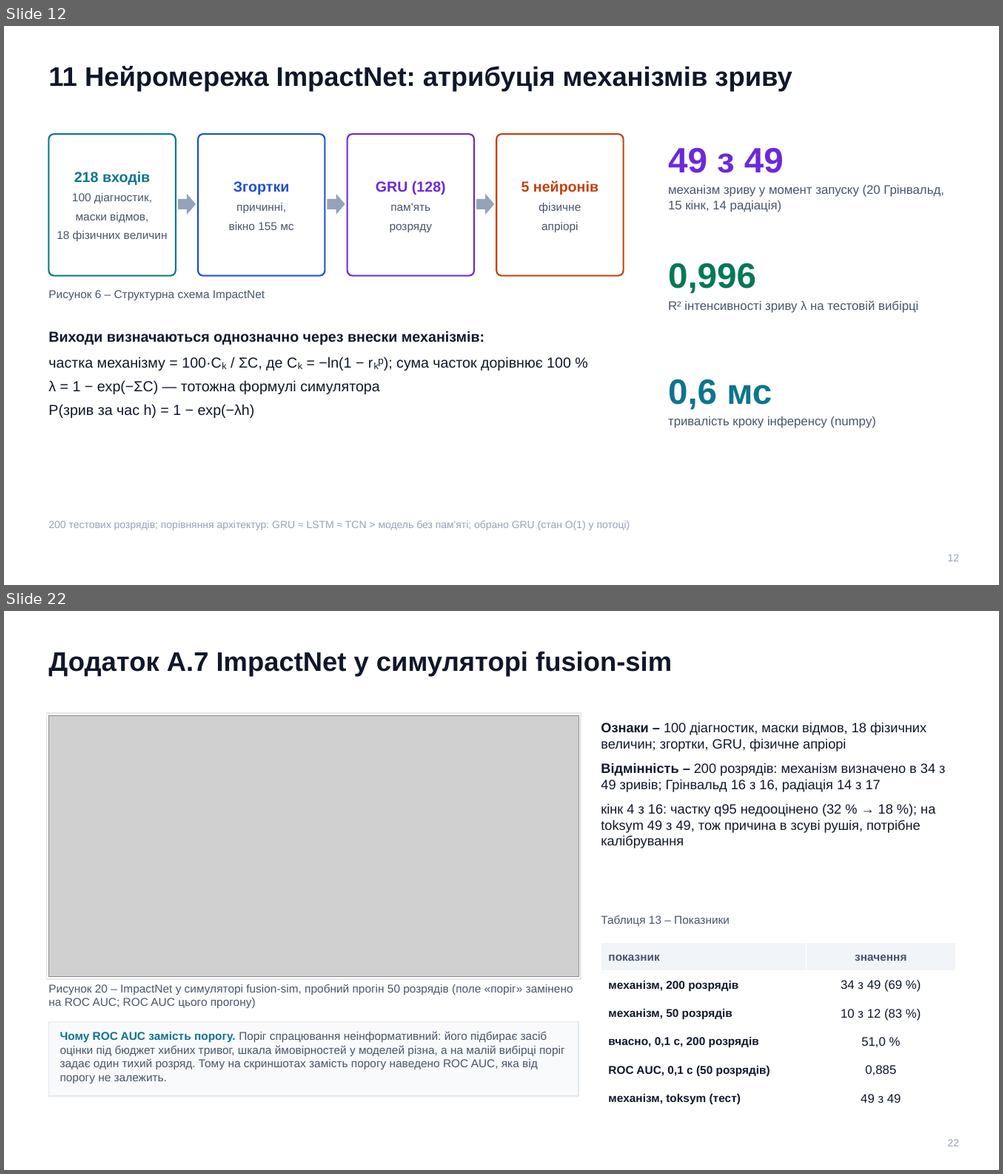
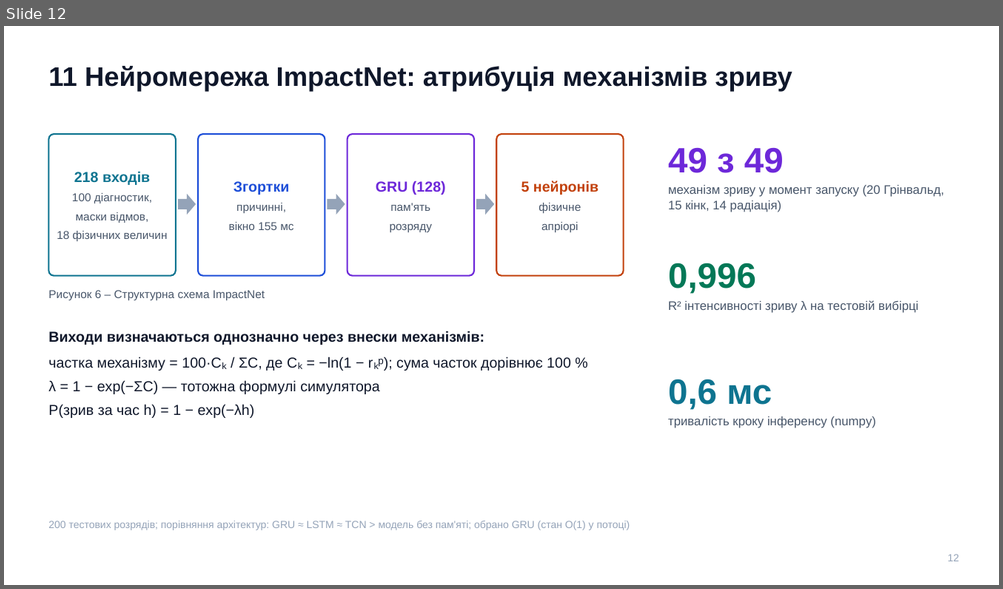
Before and after one commit to llllenah/plasma-disruption-prediction, a slide deck: docs/presentation.pptx. Shown one above the other, each under a label of ours: slides 12 and 22 before the commit, slide 12 after it; the slides between them are not shown. The pictures are 1003x1174 and 1003x589 pixels, drawn with LibreOffice and Linux fonts; fonts in the diff are those of the drawing; grey boxes stand for pictures. Boxes give left, top, right and bottom in pixels: in the first picture for what was removed or moved away, otherwise in the second. Text is boxed around its words. In the diff, an @@ line names an element or a change of style, - is before the commit and + after.

Commit message:
Deck: one slide for all tried models, transfer to the fusion-sim engine
Appendix model cards replaced by a single screenshot grid; new section on the
200-discharge fusion-sim run (alarm ROC AUC 0.902 at 0.1 s without retraining,
ImpactNet 34 / 49 with kink saturating to Greenwald). Run summary in results/.

```diff
--- a/docs/presentation.pptx
+++ b/docs/presentation.pptx
@@ slide 22 removed at (4,611,999,1170), background #FFFFFF @@
@@ text removed at (48,651,671,677) @@
-Додаток А.7 ImpactNet у симуляторі fusion-sim
@@ rectangle removed at (46,713,580,980) @@
@@ picture removed at (48,715,578,977) @@
@@ text removed at (600,722,945,849) @@
-Ознаки – 100 діагностик, маски відмов, 18 фізичних величин; згортки, GRU, фізичне апріорі
-Відмінність – 200 розрядів: механізм визначено в 34 з 49 зривів; Грінвальд 16 з 16, радіація 14 з 17
-кінк 4 з 16: частку q95 недооцінено (32 % → 18 %); на toksym 49 з 49, тож причина в зсуві рушія, потрібне калібрування
@@ text removed at (600,916,729,926) @@
-Таблиця 13 – Показники
@@ table removed at (601,943,956,1113), 6 rows, 2 columns @@
-показник | значення
-механізм, 200 розрядів | 34 з 49 (69 %)
-механізм, 50 розрядів | 10 з 12 (83 %)
-вчасно, 0,1 с, 200 розрядів | 51,0 %
-ROC AUC, 0,1 с (50 розрядів) | 0,885
-механізм, toksym (тест) | 49 з 49
@@ text removed at (48,984,573,1008) @@
-Рисунок 20 – ImpactNet у симуляторі fusion-sim, пробний прогін 50 розрядів (поле «поріг» замінено на ROC AUC; ROC AUC цього прогону)
@@ rectangle removed at (48,1022,578,1096) @@
@@ text removed at (60,1031,565,1084) @@
-Чому ROC AUC замість порогу. Поріг спрацювання неінформативний: його підбирає засіб оцінки під бюджет хибних тривог, шкала ймовірностей у моделей різна, а на малій вибірці поріг задає один тихий розряд. Тому на скриншотах замість порогу наведено ROC AUC, яка від порогу не залежить.
@@ text removed at (948,1139,959,1147) @@
-22
```
Also in this commit, not shown: 4 slides changed, 2 slides added, 7 other slides removed, 6 other files.
